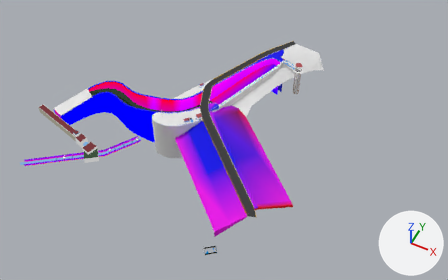
One commit to the glTF model Cont_Models/Sector4/Msh_Sitio_04.glb: the scene before it, then after it.
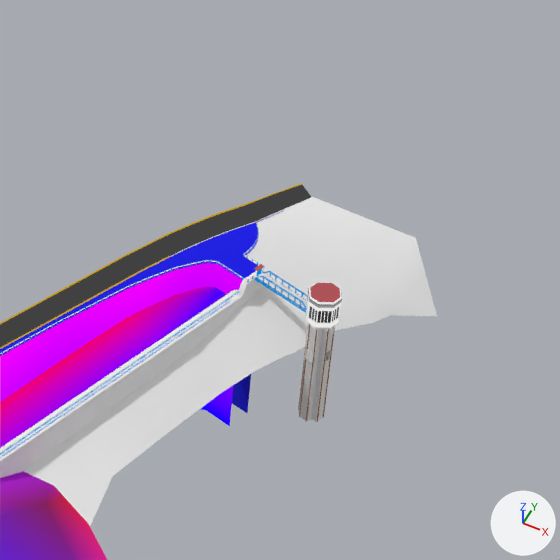
The first picture shows the older version from a 50 mm lens placed at (227.0, -638.0, 492.0), pointed at (0.0, -184.0, -75.0). The close-ups show both versions on the part from 51% to 78% of the width and 0% to 45% of the height of that picture. The lights are fixed; the arrows at lower right show +X, +Y and +Z. Where no turn or scale is listed for an object, it has been applied to the vertices.

The first close-up shows 'Msh_Sitio_04'.
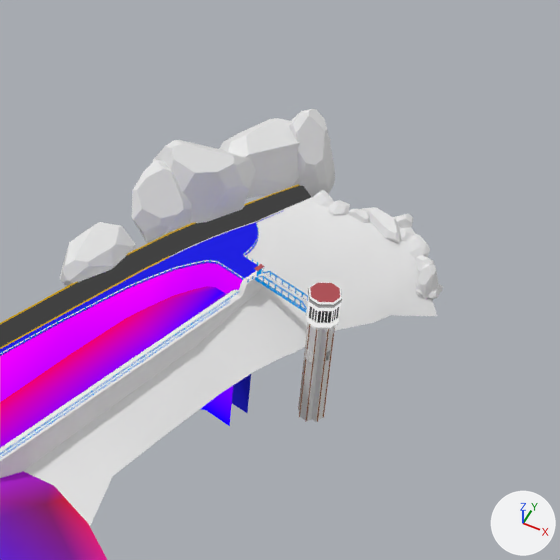
Patch to the scene script:
```diff
--- a/Cont_Models/Sector4/Msh_Sitio_04.glb.py
+++ b/Cont_Models/Sector4/Msh_Sitio_04.glb.py
@@ mat_mat_sitio_roca @@
+mat_mat_sitio_roca = principled_material('Mat_Sitio_Roca')
+mat_mat_sitio_roca.base_color = (0.8, 0.8, 0.8)  # white #e7e7e7
+mat_mat_sitio_roca.roughness = 1.0
@@ me_msh_rocks @@
+me_msh_rocks.from_pydata(...)  # 857 vertices, 1618 faces; spans x -91.0..153.0, y -217.0..108.0, z -14.0..25.0
+me_msh_rocks.materials.append(mat_mat_sitio_roca)  # white #e7e7e7
@@ ob_msh_rocks @@
+ob_msh_rocks = bpy.data.objects.new('Msh_Rocks', me_msh_rocks)
+ob_msh_rocks.location = (20.8, -28.3, -23.4)
```

Pixel boxes [x1, y1, x2, y2] of what changed, in the close-ups (560 x 560 px):
'Msh_Rocks', added: after [60, 109, 443, 300]
